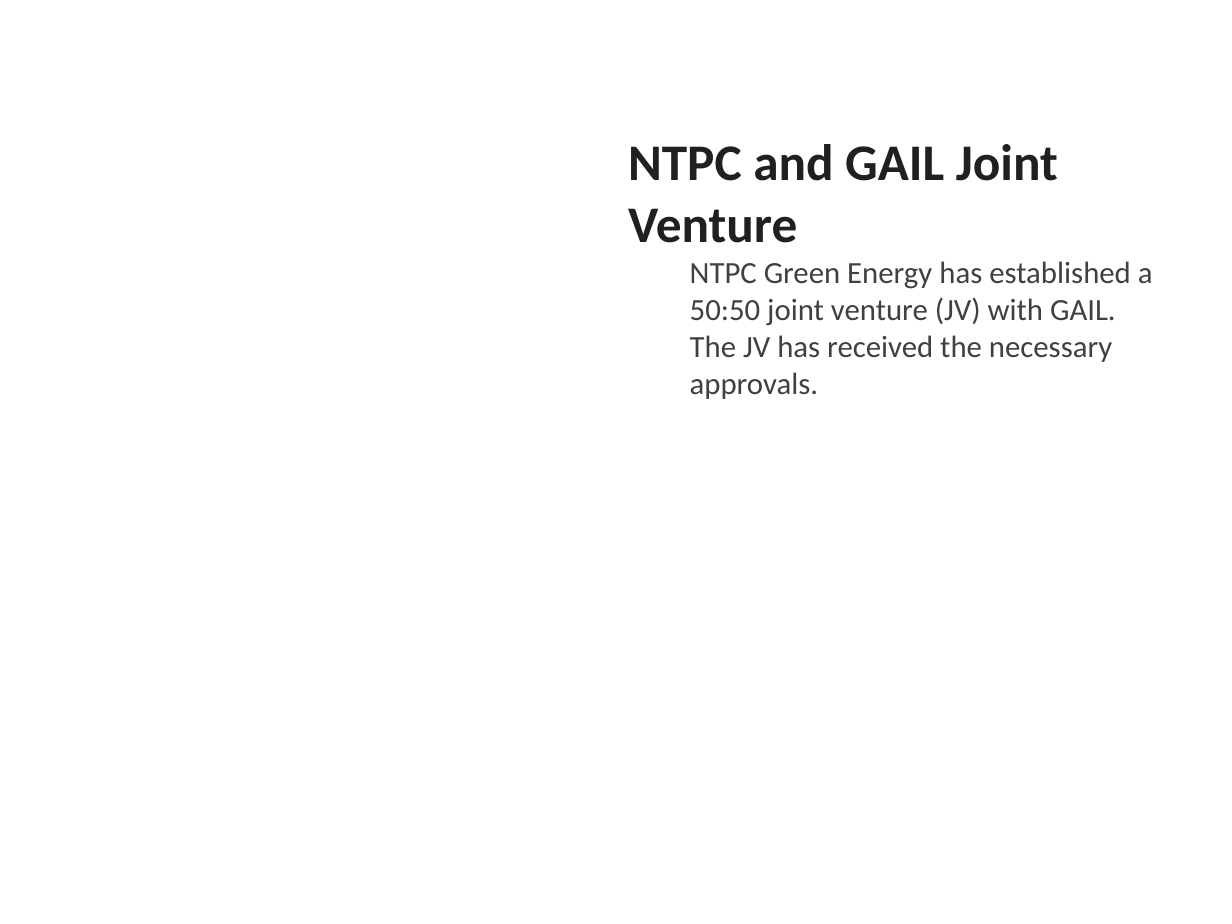
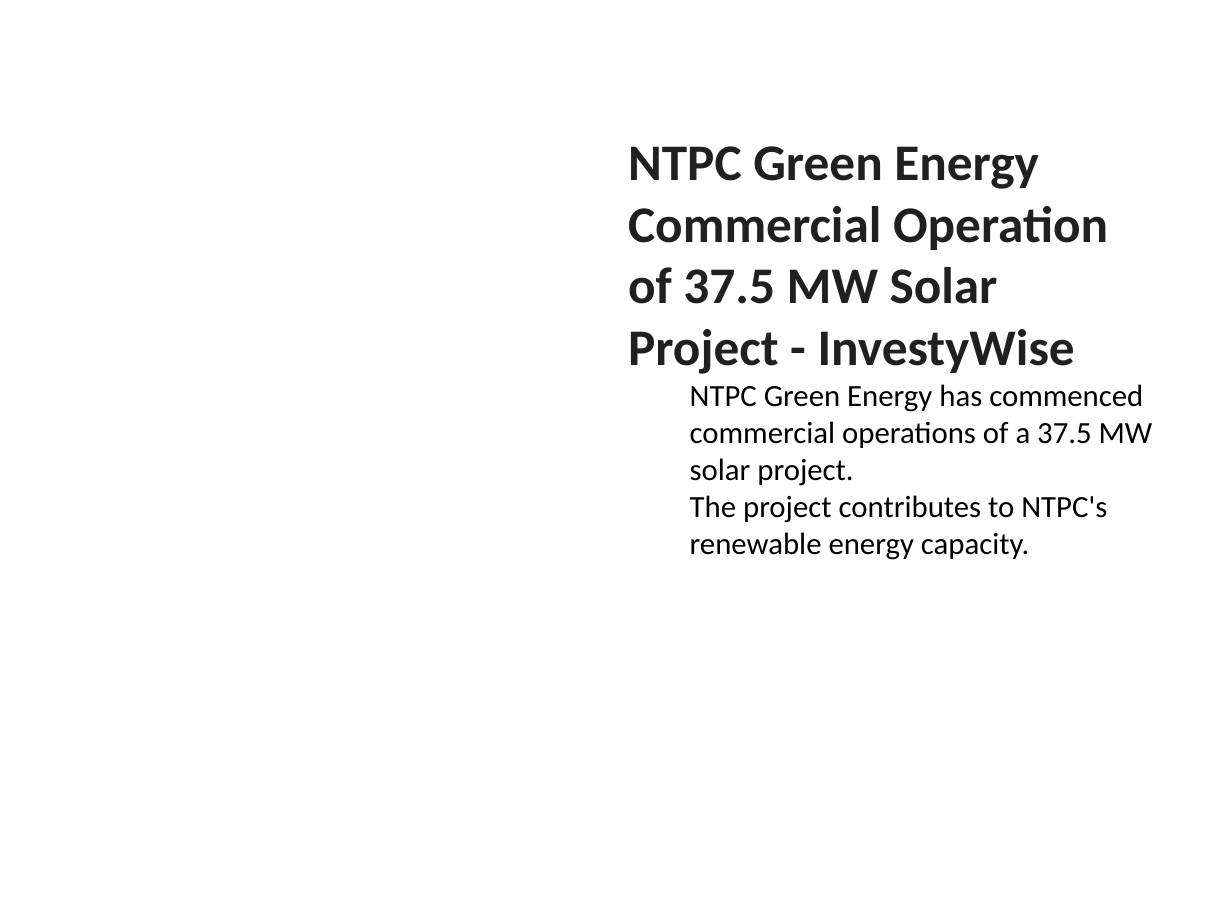
Before and after one commit to gauravsiemens1988/Linkedin-AI-Agent_Personal, a slide deck: slide 1 of drafts/linkedin_carousel.pptx. Drawn at 1232x924 pixels with LibreOffice and Linux fonts; fonts in the diff are those of the drawing. Boxes give left, top, right and bottom in pixels: in the first picture for what was removed or moved away, otherwise in the second. Text is boxed around its words. In the diff, an @@ line names an element or a change of style, - is before the commit and + after.

```diff
--- a/drafts/linkedin_carousel.pptx
+++ b/drafts/linkedin_carousel.pptx
@@ text at (x1=628, y1=146, x2=1153, y2=560): text changed; text colour #404040 to #000000 @@
-NTPC and GAIL Joint Venture
-  NTPC Green Energy has established a 50:50 joint venture (JV) with GAIL.
-  The JV has received the necessary approvals.
+NTPC Green Energy Commercial Operation of 37.5 MW Solar Project - InvestyWise
+  NTPC Green Energy has commenced commercial operations of a 37.5 MW solar project.
+  The project contributes to NTPC's renewable energy capacity.
```
Also in this commit, not shown: 3 other slides changed, 2 slides added, 2 slides removed, 1 other file.
